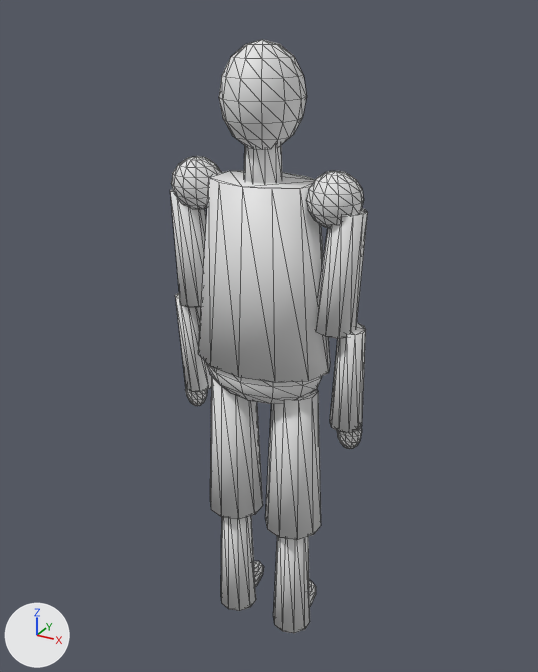
The glTF model public/models/pessoa.glb, before and after one commit.
One viewpoint serves both versions: a 50 mm lens placed at (0.924, -1.649, 1.795), pointed at (-0.004, 0.039, 0.951). Lighting does not change. The marker at lower left points along +X, +Y and +Z. The picture after the commit comes second. Mesh edges are drawn as thin lines. Vertices at exactly the same position are counted once.

In view in the first picture: 'pessoa'.
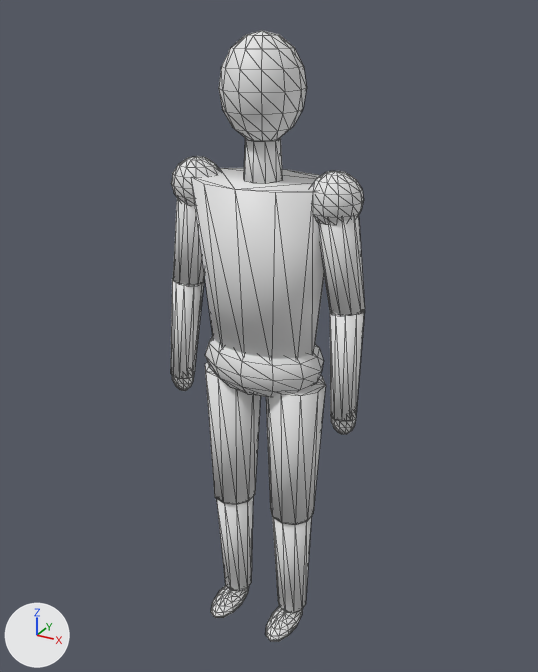
What differs and where, as boxes [x1, y1, x2, y2] in the pictures (538 x 672 px; the box of a moved part takes in the faces that stretch with it):
'pessoa', reshaped, moved, rescaled: before [170, 40, 368, 633]; after [171, 30, 365, 642]
part 1 of me_sphere, moved or reshaped: before [171, 156, 221, 209]; after [171, 156, 221, 205]
part 2 of me_sphere, moved or reshaped: before [170, 189, 206, 307]; after [173, 198, 204, 286]
part 3 of me_sphere, moved or reshaped: before [175, 293, 212, 392]; after [171, 279, 204, 379]
part 4 of me_sphere, moved or reshaped: before [185, 388, 207, 406]; after [172, 374, 194, 391]
part 5 of me_sphere, moved or reshaped: before [210, 377, 263, 519]; after [205, 362, 261, 505]
part 6 of me_sphere, moved or reshaped: before [221, 516, 256, 611]; after [217, 497, 253, 591]
part 7 of me_sphere, moved or reshaped (mostly hidden before): before [254, 561, 264, 587]; after [211, 586, 249, 618]
part 8 of me_sphere, moved or reshaped: before [306, 171, 364, 228]; after [310, 171, 364, 224]
part 9 of me_sphere, moved or reshaped: before [315, 208, 368, 339]; after [318, 215, 365, 316]
part 10 of me_sphere, moved or reshaped: before [330, 323, 366, 433]; after [330, 310, 365, 421]
part 11 of me_sphere, moved or reshaped: before [337, 426, 362, 449]; after [331, 416, 356, 434]
part 12 of me_sphere, moved or reshaped: before [265, 390, 321, 540]; after [266, 376, 326, 525]
part 13 of me_sphere, moved or reshaped: before [273, 536, 310, 633]; after [273, 518, 311, 613]
part 14 of me_sphere, moved or reshaped (mostly hidden before): before [309, 581, 316, 606]; after [265, 607, 302, 642]
part 15 of me_sphere, moved or reshaped: before [222, 40, 315, 404]; after [192, 30, 317, 398]

The change, as a list of edits to the scene's bpy script:
```text
Change me_sphere:
    used by ob_pessoa; location = (0.0, 0.0, 1.6); scale = (0.9, 1.0, 1.12)
    remove me_sphere.from_pydata(...)  # 892 vertices, 1712 faces; spans x -0.32..0.32, y -0.14..0.15, z -1.44..0.12
    add me_sphere.from_pydata(...)  # 892 vertices, 1712 faces; spans x -0.3..0.3, y -0.15..0.14, z -0.9..0.85
    me_sphere part 1: the loose piece of 86 vertices spanning x -0.3..-0.14, y -0.07..0.07, z -0.27..-0.14 is scaled about its middle by (0.9, 1, 1.12), then moved by (0.02, 0.0, 0.68)
    me_sphere part 2: the loose piece of 20 vertices spanning x -0.31..-0.18, y -0.05..0.05, z -0.51..-0.22 is turned -165.3 degrees about the y axis through its middle and scaled by 0.985, then moved by (0.02, 0.0, 0.7)
    me_sphere part 3: the loose piece of 20 vertices spanning x -0.32..-0.22, y -0.03..0.08, z -0.77..-0.5 is multiplied about its middle by the matrix ((0.655, -0.853, -0.092), (-0.85, -0.629, -0.22), (0.12, 0.206, -1.053)), then moved by (0.02, -0.05, 0.68)
    me_sphere part 4: the loose piece of 86 vertices spanning x -0.32..-0.24, y 0.0..0.06, z -0.83..-0.74 is moved by (0.02, -0.06, 0.69)
    me_sphere part 5: the loose piece of 20 vertices spanning x -0.2..-0.02, y -0.09..0.09, z -1.09..-0.69 is scaled about its middle by (0.9, -1, -1.07), then moved by (0.01, -0.01, 0.63)
    me_sphere part 6: the loose piece of 20 vertices spanning x -0.17..-0.05, y -0.06..0.06, z -1.44..-1.06 is scaled about its middle by (0.9, -1, -0.96), then moved by (0.01, -0.01, 0.59)
    me_sphere part 7: the loose piece of 86 vertices spanning x -0.16..-0.06, y -0.05..0.15, z -1.43..-1.38 is moved by (0.01, -0.1, 0.53)
    me_sphere part 8: the loose piece of 86 vertices spanning x 0.14..0.3, y -0.07..0.07, z -0.27..-0.14 is scaled about its middle by (0.9, 1, 1.12), then moved by (-0.02, 0.0, 0.68)
    me_sphere part 9: the loose piece of 20 vertices spanning x 0.18..0.31, y -0.05..0.05, z -0.51..-0.22 is turned 165.3 degrees about the y axis through its middle and scaled by 0.985, then moved by (-0.02, 0.0, 0.7)
    me_sphere part 10: the loose piece of 20 vertices spanning x 0.22..0.32, y -0.03..0.08, z -0.77..-0.5 is multiplied about its middle by the matrix ((0.655, 0.853, 0.092), (0.85, -0.629, -0.22), (-0.12, 0.206, -1.053)), then moved by (-0.02, -0.05, 0.68)
    me_sphere part 11: the loose piece of 86 vertices spanning x 0.24..0.32, y 0.0..0.06, z -0.83..-0.74 is moved by (-0.02, -0.06, 0.69)
    me_sphere part 12: the loose piece of 20 vertices spanning x 0.02..0.2, y -0.09..0.09, z -1.09..-0.69 is scaled about its middle by (0.9, -1, -1.07), then moved by (-0.01, -0.01, 0.63)
    me_sphere part 13: the loose piece of 20 vertices spanning x 0.05..0.17, y -0.06..0.06, z -1.44..-1.06 is scaled about its middle by (0.9, -1, -0.96), then moved by (-0.01, -0.01, 0.59)
    me_sphere part 14: the loose piece of 86 vertices spanning x 0.06..0.16, y -0.05..0.15, z -1.43..-1.38 is moved by (-0.01, -0.1, 0.53)
    me_sphere part 15: 216 of 892 vertices moved; they spanned x -0.22..0.22, y -0.14..0.14, z -0.73..0.12 and now span x -0.2..0.2, y -0.14..0.14, z -0.1..0.85; mean shift (0.0, 0.0, 0.68); largest move (0.0, 0.05, -0.73) -> (0.02, 0.04, 0.84)
Change ob_pessoa:
    ob_pessoa.scale: (0.9, 1.0, 1.12) -> (1.0, 1.0, 1.0)
    ob_pessoa.location: (0.0, 0.0, 1.6) -> (0.0, 0.0, 0.9)
```
